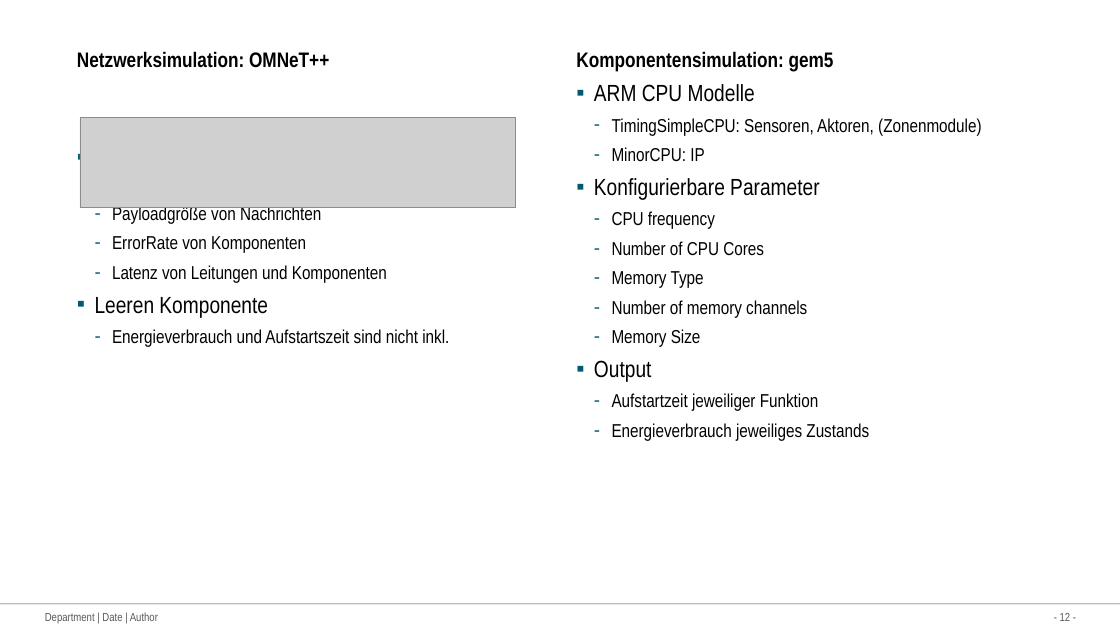
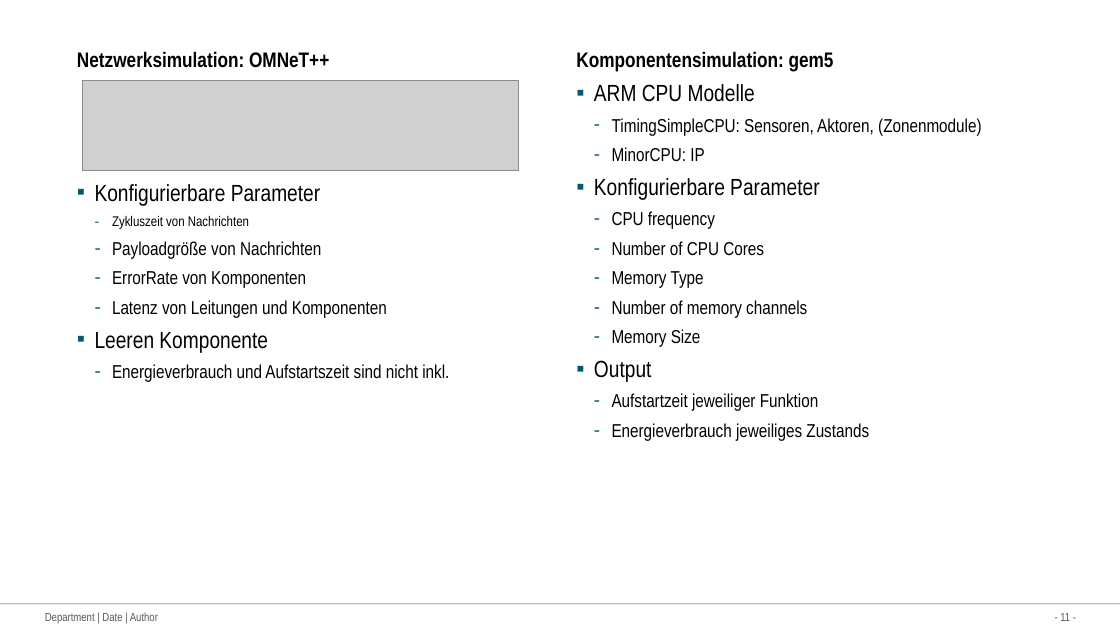
Before and after one commit to lcxone1/github-repo, a slide deck: slide 11 of 20230109_Midterm.pptx (slide 12 before the commit). Drawn at 1120x630 pixels with LibreOffice and Linux fonts; fonts in the diff are those of the drawing; grey boxes stand for pictures. Boxes give left, top, right and bottom in pixels: in the first picture for what was removed or moved away, otherwise in the second. Text is boxed around its words. In the diff, an @@ line names an element or a change of style, - is before the commit and + after.

```diff
--- a/20230109_Midterm.pptx
+++ b/20230109_Midterm.pptx
@@ text "Netzwerksimulation: OMNeT++" rewrapped from (77, 51, 819, 347) to (77, 51, 449, 382) @@
@@ picture: place and size @@
-picture at (80, 118, 516, 208)
+picture at (82, 81, 518, 171)
@@ page number at (1060, 613, 1070, 621): text changed @@
-- 12 -
+- 11 -
```
Also in this commit, not shown: 6 other slides changed, 2 slides added, 2 slides removed.
